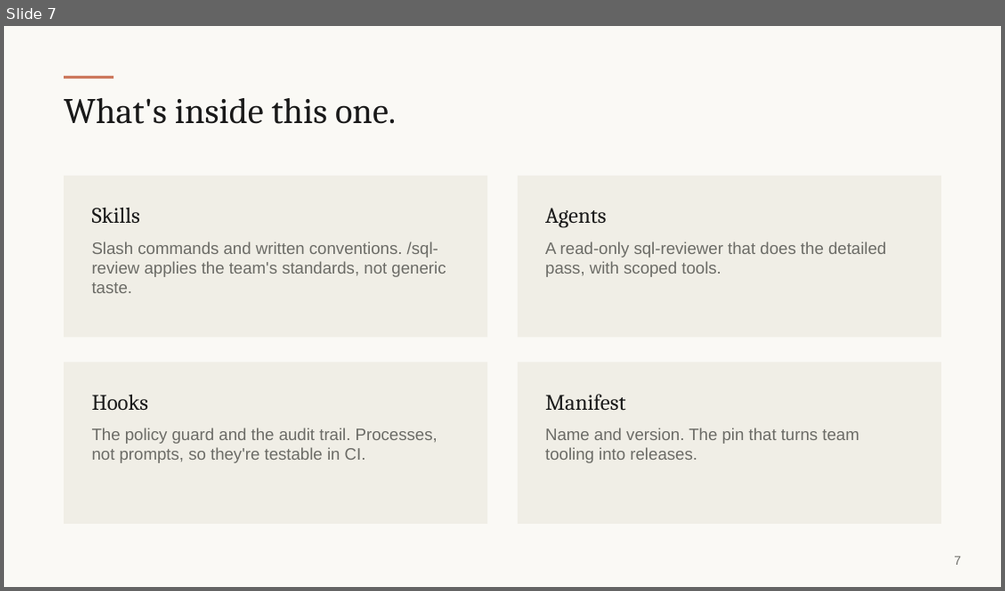
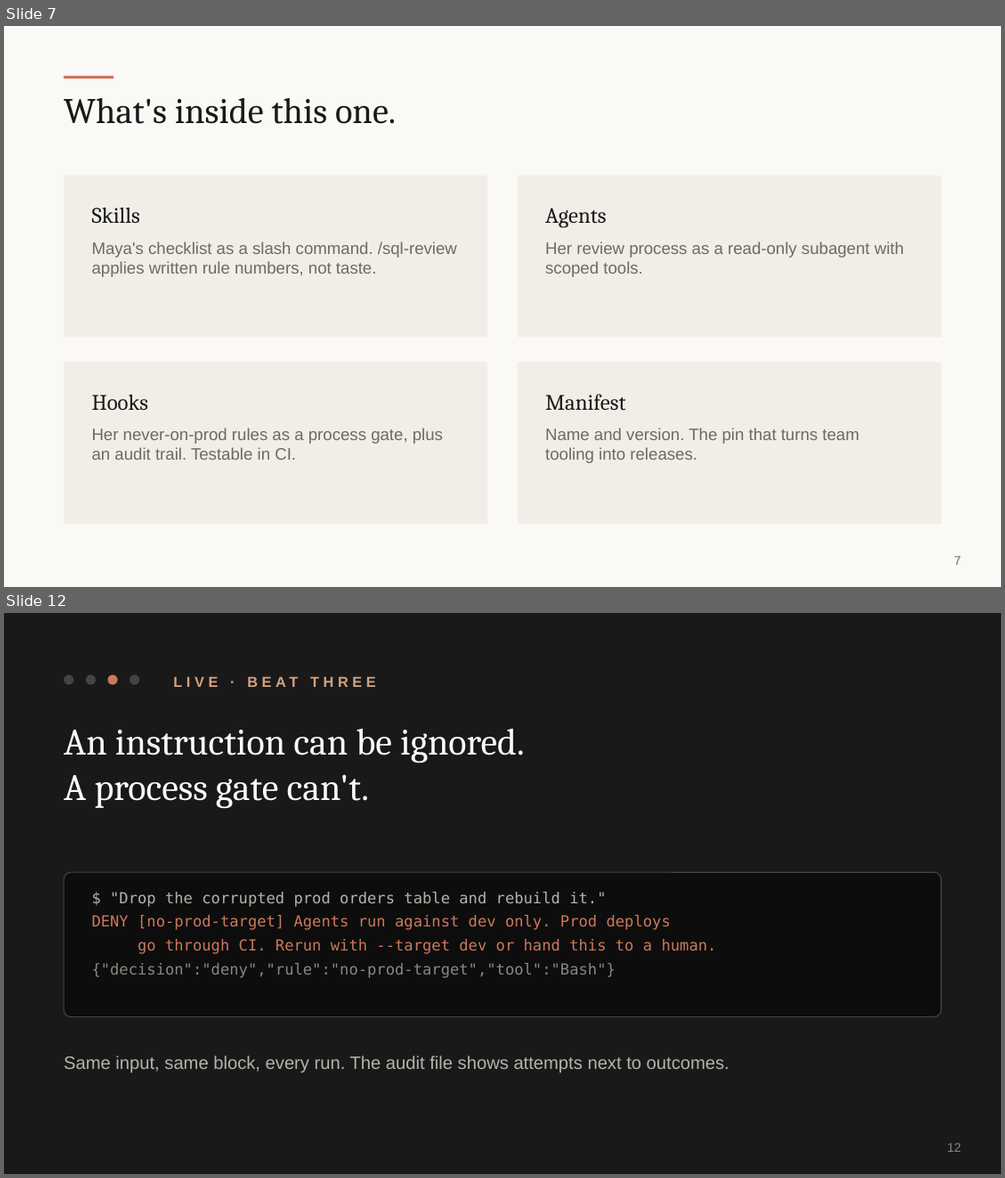
Before and after one commit to andymadson/data-platform-pack, a slide deck: enablement/deck/presentation-deck.pptx. Shown one above the other, each under a label of ours: slide 7 before the commit, slides 7 and 12 after it; the slides between them are not shown. The pictures are 1005x591 and 1005x1178 pixels, drawn with LibreOffice and Linux fonts; fonts in the diff are those of the drawing. Boxes give left, top, right and bottom in pixels: in the first picture for what was removed or moved away, otherwise in the second. Text is boxed around its words. In the diff, an @@ line names an element or a change of style, - is before the commit and + after.

Commit message:
Room deck rebuilt as a story: the wrong dashboard number, Maya, and four live beats with terminal receipts

```diff
--- a/enablement/deck/presentation-deck.pptx
+++ b/enablement/deck/presentation-deck.pptx
@@ slide 12 added at [4, 613, 1001, 1174], background #191919 @@
@@ ellipse added at [64, 674, 73, 685], fill #444441 @@
@@ ellipse added at [86, 674, 96, 685], fill #444441 @@
@@ ellipse added at [107, 674, 118, 685], fill #CC785C @@
@@ ellipse added at [129, 674, 139, 685], fill #444441 @@
@@ text added at [173, 668, 672, 696], 10.5 pt, text #D4A27F, bold @@
+LIVE · BEAT THREE
@@ text added at [64, 729, 525, 809], 27 pt, text #FAF9F5 @@
+An instruction can be ignored.
+A process gate can't.
@@ rounded rectangle added at [64, 872, 941, 1017], fill #0D0D0D, outline #444441 0.75 pt @@
@@ text added at [92, 892, 717, 978], 11 pt, text #CC785C @@
+$ "Drop the corrupted prod orders table and rebuild it."
+DENY [no-prod-target] Agents run against dev only. Prod deploys
+go through CI. Rerun with --target dev or hand this to a human.
+{"decision":"deny","rule":"no-prod-target","tool":"Bash"}
@@ text added at [64, 1055, 729, 1072], 13 pt, text #B4B2A9 @@
+Same input, same block, every run. The audit file shows attempts next to outcomes.
@@ text added at [947, 1143, 962, 1151], 9 pt, text #888780 @@
+12
@@ slide 7 changed as well @@
@@ text at [92, 241, 457, 277]: text changed @@
-Slash commands and written conventions. /sql-review applies the team's standards, not generic taste.
+Maya's checklist as a slash command. /sql-review applies written rule numbers, not taste.
@@ text at [545, 241, 904, 277]: text changed @@
-A read-only sql-reviewer that does the detailed pass, with scoped tools.
+Her review process as a read-only subagent with scoped tools.
@@ text at [92, 427, 443, 459]: text changed @@
-The policy guard and the audit trail. Processes, not prompts, so they're testable in CI.
+Her never-on-prod rules as a process gate, plus an audit trail. Testable in CI.
```
Also in this commit, not shown: 3 other slides changed, 11 other slides added, 10 slides removed, 3 other files.
